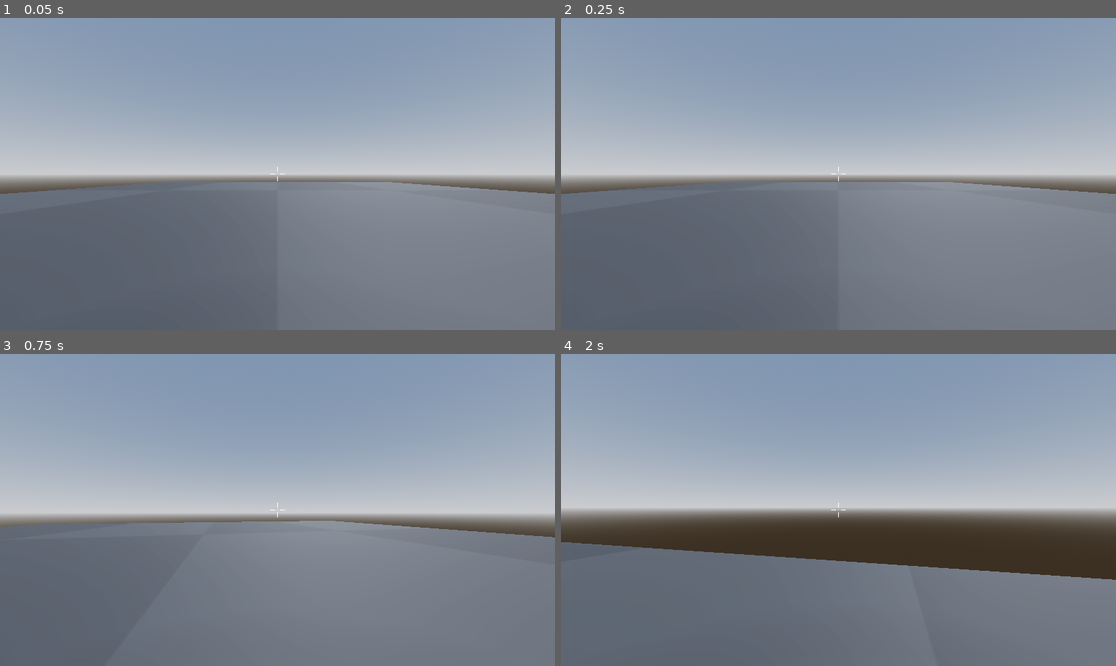
Above: before the commit, frames 1-4 (two rows, left to right).
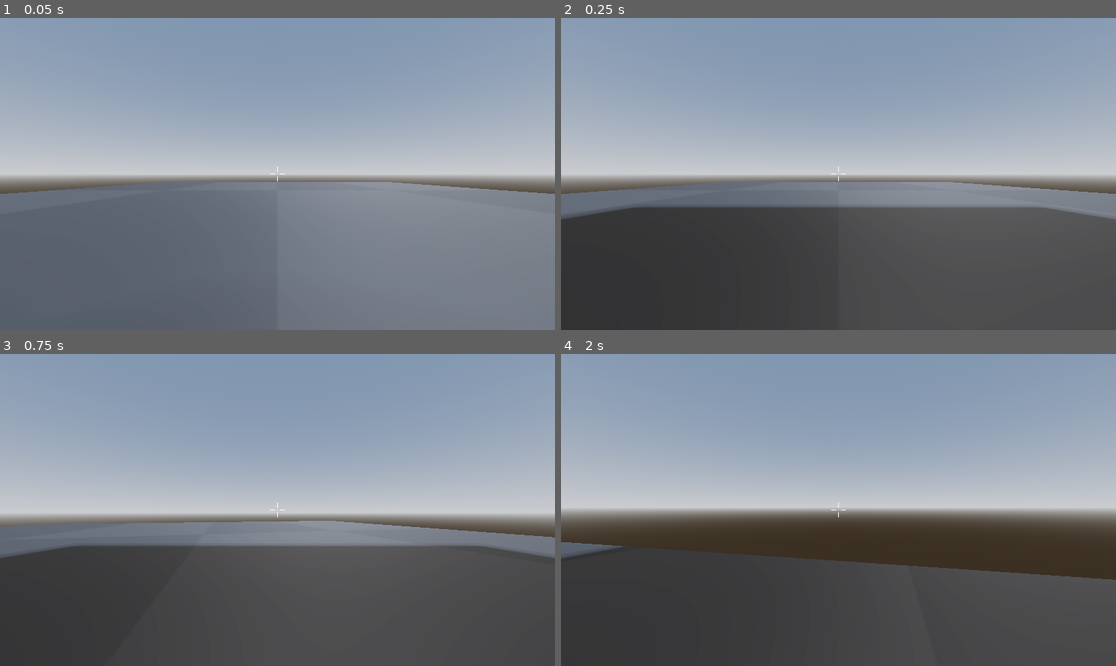
Above: after the commit, the same moments.

Repository: sushisoup867/DTAS-2
Game: Godot game, scene res://scenes/World.tscn
The game is run twice, just before and just after one commit, with the same random seed, the same clock (stepped at 60 frames per second) and the same inputs. The project has no main scene, so this scene is started directly.
Inputs (mouse positions are in pixels of both pictures, inside the frame that each line leads up to):
- Up to frame 1 (0.05 s): no input
- Up to frame 2 (0.25 s): no input
- Up to frame 3 (0.75 s): tap Enter at 0.5 s; move the mouse to (305, 510) at 0.52 s; hold W (move_forward) from 0.53 s (still down); hold Ctrl (slide, bound only after the commit) from 0.53 s (still down); click (305, 510) at 0.67 s
- Up to frame 4 (2 s): keep holding W (move_forward); tap Space (jump) at 0.77, 1.52 s; move the mouse to (810, 510) at 1.27 s; release Ctrl (slide, bound only after the commit) at 1.28 s; tap Shift (dash) at 1.35 s; tap Ctrl (slide, bound only after the commit) at 1.55 s

Frame 1 is identical in both runs. In frame 2, 39% of the frame differs, in the area x 0-100%, y 60-100%; in frame 3, 38%; in frame 4, 33%.

Commit message:
Working on slide

Diff:
--- a/dtas-2/project.godot
+++ b/dtas-2/project.godot
@@ -65,3 +65,9 @@
 "events": [Object(InputEventKey,"resource_local_to_scene":false,"resource_name":"","device":-1,"window_id":0,"alt_press …(191 unchanged characters)…
 ]
 }
+slide={
+"deadzone": 0.2,
+"events": [Object(InputEventKey,"resource_local_to_scene":false,"resource_name":"","device":-1,"window_id":0,"alt_pressed":false,"shift_pressed":false,"ctrl_pressed":false,"meta_pressed":false,"pressed":false,"keycode":0,"physical_keycode":4194326,"key_label":0,"unicode":0,"location":0,"echo":false,"script":null)
+, Object(InputEventKey,"resource_local_to_scene":false,"resource_name":"","device":-1,"window_id":0,"alt_pressed":false,"shift_pressed":false,"ctrl_pressed":false,"meta_pressed":false,"pressed":false,"keycode":0,"physical_keycode":67,"key_label":0,"unicode":99,"location":0,"echo":false,"script":null)
+]
+}
--- a/dtas-2/scenes/player.tscn
+++ b/dtas-2/scenes/player.tscn
@@ -1,14 +1,99 @@
-[gd_scene load_steps=9 format=3 uid="uid://i1a7ibay4x5f"]
+[gd_scene load_steps=13 format=3 uid="uid://i1a7ibay4x5f"]
 
 [ext_resource type="Script" uid="uid://bojputnjtyr68" path="res://scripts/playerController.gd" id="1_3vyb7"]
 [ext_resource type="Script" uid="uid://bsg4xlcco7jed" path="res://scripts/the_mimic.gd" id="2_g2els"]
 [ext_resource type="Script" uid="uid://b6rfxsjx0kpch" path="res://scripts/States/idle_player_state.gd" id="3_qhqgy"]
 [ext_resource type="Script" uid="uid://b8q0qwp0551jv" path="res://scripts/States/walking_player_state.gd" id="4_dqkch"]
 [ext_resource type="Script" uid="uid://b0p72ss360xso" path="res://scripts/reticle.gd" id="5_qlg0r"]
+[ext_resource type="Script" uid="uid://dvtvlmlfxxl1b" path="res://scripts/sliding_player_state.gd" id="5_smehm"]
 [ext_resource type="Theme" uid="uid://cv6t6wmo6r1to" path="res://ui/themes/debug_panel.tres" id="6_tuyoq"]
 [ext_resource type="Script" uid="uid://clmhie1uh2e77" path="res://scripts/debug_panel.gd" id="7_fjrip"]
 
 [sub_resource type="CapsuleShape3D" id="CapsuleShape3D_u8vuu"]
+
+[sub_resource type="Animation" id="Animation_fjrip"]
+resource_name = "slide"
+tracks/0/type = "value"
+tracks/0/imported = false
+tracks/0/enabled = true
+tracks/0/path = NodePath("CollisionShape3D:shape:height")
+tracks/0/interp = 2
+tracks/0/loop_wrap = true
+tracks/0/keys = {
+"times": PackedFloat32Array(0, 1),
+"transitions": PackedFloat32Array(1, 1),
+"update": 0,
+"values": [2.0, 1.5]
+}
+tracks/1/type = "value"
+tracks/1/imported = false
+tracks/1/enabled = true
+tracks/1/path = NodePath("CollisionShape3D:position")
+tracks/1/interp = 2
+tracks/1/loop_wrap = true
+tracks/1/keys = {
+"times": PackedFloat32Array(0, 1),
+"transitions": PackedFloat32Array(1, 1),
+"update": 0,
+"values": [Vector3(0, 1, 0), Vector3(0, 0.75, 0)]
+}
+tracks/2/type = "value"
+tracks/2/imported = false
+tracks/2/enabled = true
+tracks/2/path = NodePath("Head:position")
+tracks/2/interp = 2
+tracks/2/loop_wrap = true
+tracks/2/keys = {
+"times": PackedFloat32Array(0, 1),
+"transitions": PackedFloat32Array(1, 1),
+"update": 0,
+"values": [Vector3(0, 1.5, 0), Vector3(0, 1, 0)]
+}
+
+[sub_resource type="Animation" id="Animation_smehm"]
+length = 0.001
+tracks/0/type = "value"
+tracks/0/imported = false
+tracks/0/enabled = true
+tracks/0/path = NodePath("CollisionShape3D:shape:height")
+tracks/0/interp = 1
+tracks/0/loop_wrap = true
+tracks/0/keys = {
+"times": PackedFloat32Array(0),
+"transitions": PackedFloat32Array(1),
+"update": 0,
+"values": [2.0]
+}
+tracks/1/type = "value"
+tracks/1/imported = false
+tracks/1/enabled = true
+tracks/1/path = NodePath("CollisionShape3D:position")
+tracks/1/interp = 1
+tracks/1/loop_wrap = true
+tracks/1/keys = {
+"times": PackedFloat32Array(0),
+"transitions": PackedFloat32Array(1),
+"update": 0,
+"values": [Vector3(0, 1, 0)]
+}
+tracks/2/type = "value"
+tracks/2/imported = false
+tracks/2/enabled = true
+tracks/2/path = NodePath("Head:position")
+tracks/2/interp = 1
+tracks/2/loop_wrap = true
+tracks/2/keys = {
+"times": PackedFloat32Array(0),
+"transitions": PackedFloat32Array(1),
+"update": 0,
+"values": [Vector3(0, 1.5, 0)]
+}
+
+[sub_resource type="AnimationLibrary" id="AnimationLibrary_ur7pv"]
+_data = {
+&"RESET": SubResource("Animation_smehm"),
+&"slide": SubResource("Animation_fjrip")
+}
 
 [node name="player" type="CharacterBody3D"]
 script = ExtResource("1_3vyb7")
@@ -21,6 +106,14 @@
 transform = Transform3D(1, 0, 0, 0, 1, 0, 0, 0, 1, 0, 1.5, 0)
 
 [node name="Camera3D" type="Camera3D" parent="Head"]
+
+[node name="ReflectionProbe" type="ReflectionProbe" parent="Head/Camera3D"]
+update_mode = 1
+
+[node name="AnimationPlayer" type="AnimationPlayer" parent="."]
+libraries = {
+&"": SubResource("AnimationLibrary_ur7pv")
+}
 
 [node name="DashTimer" type="Timer" parent="."]
 wait_time = 0.5
@@ -39,6 +132,9 @@
 
 [node name="WalkingPlayerState" type="Node" parent="TheMimic"]
 script = ExtResource("4_dqkch")
+
+[node name="SlidingPlayerState" type="Node" parent="TheMimic"]
+script = ExtResource("5_smehm")
 
 [node name="UI" type="Control" parent="."]
 layout_mode = 3
--- a/dtas-2/scripts/Global.gd
+++ b/dtas-2/scripts/Global.gd
@@ -1,3 +1,4 @@
 extends Node
 
+var debug_panel
 var player
--- a/dtas-2/scripts/States/idle_player_state.gd
+++ b/dtas-2/scripts/States/idle_player_state.gd
@@ -3,5 +3,5 @@
 extends State
 
 func update(delta):
-	if Global.player.velocity.length() > 0.0:
+	if Global.player.velocity.length() > 0.0 and Global.player.is_on_floor():
 		transition.emit("WalkingPlayerState")
--- /dev/null
+++ b/dtas-2/scripts/States/player_movement_state.gd
@@ -0,0 +1,17 @@
+class_name PlayerMovementState
+
+extends State
+
+var player: Player
+var animation: AnimationPlayer
+
+# Called when the node enters the scene tree for the first time.
+func _ready() -> void:
+	await owner.ready
+	player = owner as Player
+	animation = player.animation
+
+
+# Called every frame. 'delta' is the elapsed time since the previous frame.
+func _process(delta: float) -> void:
+	pass
--- a/dtas-2/scripts/States/walking_player_state.gd
+++ b/dtas-2/scripts/States/walking_player_state.gd
@@ -4,4 +4,4 @@
 
 func update(delta):
 	if Global.player.velocity.length() == 0.0:
-		transition.emit("PlayerIdleState")
+		transition.emit("IdlePlayerState")
--- a/dtas-2/scripts/debug_panel.gd
+++ b/dtas-2/scripts/debug_panel.gd
@@ -5,18 +5,23 @@
 # Called when the node enters the scene tree for the first time.
 func _ready() -> void:
 	visible = false
-
-	add_debug_property("Stamina", "0")
+	Global.debug_panel = self
 
 func _process(delta):
-	property.text = property.name + ": " + str(Global.player.current_stamina)
+	pass
 
 func _input(event):
 	if event.is_action_pressed("debug_menu"):
 		visible = !visible
 
-func add_debug_property(title : String, value):
-	property = Label.new()
-	property_container.add_child(property)
-	property.name = title
-	property.text = property.name + value
+func add_debug_property(title : String, value, order):
+	var target
+	target = property_container.find_child(title,true,false)
+	if !target:
+		target = Label.new()
+		property_container.add_child(target)
+		target.name = title
+		target.text = target.name + ": " + str(value)
+	elif visible:
+		target.text = target.name + ": " + str(value)
+		property_container.move_child(target, order)
--- a/dtas-2/scripts/playerController.gd
+++ b/dtas-2/scripts/playerController.gd
@@ -1,8 +1,11 @@
+class_name Player
 extends CharacterBody3D
 
 # Import other components
 @onready var head: Node3D = $Head
 @onready var camera_3d: Camera3D = $Head/Camera3D
+@onready var animation_player: AnimationPlayer = $AnimationPlayer
+
 
 # Movement variables
 var current_speed = 20.0
@@ -20,6 +23,9 @@
 @export var dash_duration = 0.1
 @export var dash_cost = 33
 
+var is_sliding : bool = false
+@export_range(5, 10, 0.1) var slide_anim_speed : float = 1.0
+
 var mouse_sensitivity = 0.25
 
 # Functions for capturing and releasing the mouse
@@ -34,11 +40,17 @@
 
 # Rotates head and character based on mouse movement
 func _input(event):
+	# Rotate camera
 	if event is InputEventMouseMotion:
 		rotate_y(deg_to_rad(-event.relative.x * mouse_sensitivity))
 		head.rotate_x(deg_to_rad(-event.relative.y * mouse_sensitivity))
 		if is_on_floor():
 			head.rotation.x = clamp(head.rotation.x, deg_to_rad(-89), deg_to_rad(89))
+	# Handle sliding.
+	if event.is_action_pressed("slide"):
+		animation_player.play("slide", -1, slide_anim_speed, true)
+	else:
+		animation_player.play("slide", -1, -slide_anim_speed)
 
 func _unhandled_input(_event: InputEvent) -> void:
 	if Input.is_physical_key_pressed(KEY_ESCAPE):
@@ -71,6 +83,10 @@
 	elif current_stamina < 0:
 		current_stamina = 0
 
+# Add current stamina to hud/debug panel
+func _process(_delta):
+	Global.debug_panel.add_debug_property("Stamina", current_stamina, 1)
+
 func _physics_process(delta: float) -> void:
 	var input_dir := Input.get_vector("strafe_left", "strafe_right", "move_forward", "move_backward")
 	var direction := (transform.basis * Vector3(input_dir.x, 0, input_dir.y)).normalized()
--- /dev/null
+++ b/dtas-2/scripts/sliding_player_state.gd
@@ -0,0 +1,3 @@
+class_name SlidingPlayerState
+
+extends State
--- a/dtas-2/scripts/the_mimic.gd
+++ b/dtas-2/scripts/the_mimic.gd
@@ -15,6 +15,7 @@
 
 func _process(delta):
 	current_state.update(delta)
+	Global.debug_panel.add_debug_property("Current State", current_state.name, 1)
 
 func _physics_process(delta):
 	current_state.physics_update(delta)
Not shown, added: dtas-2/scripts/States/player_movement_state.gd.uid
Not shown, added: dtas-2/scripts/sliding_player_state.gd.uid
